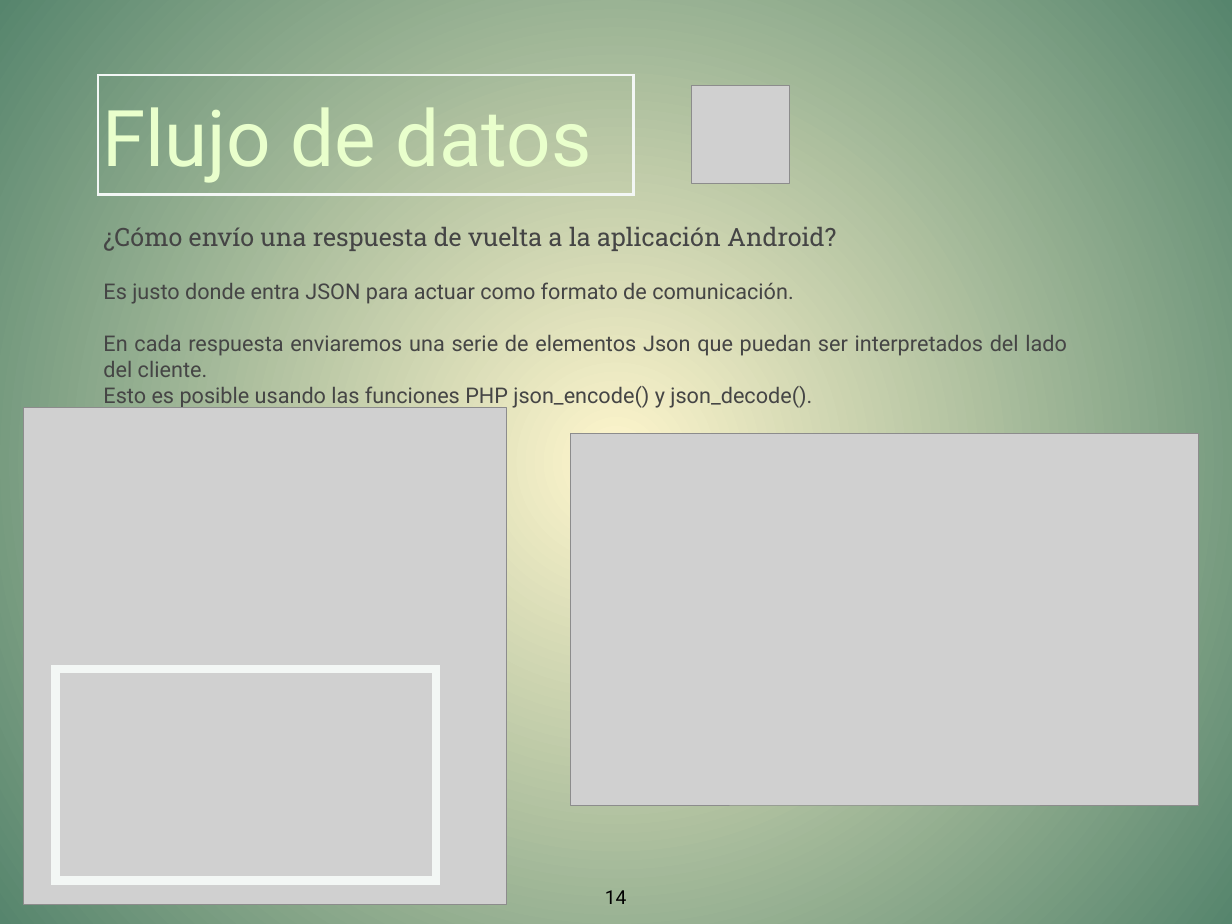
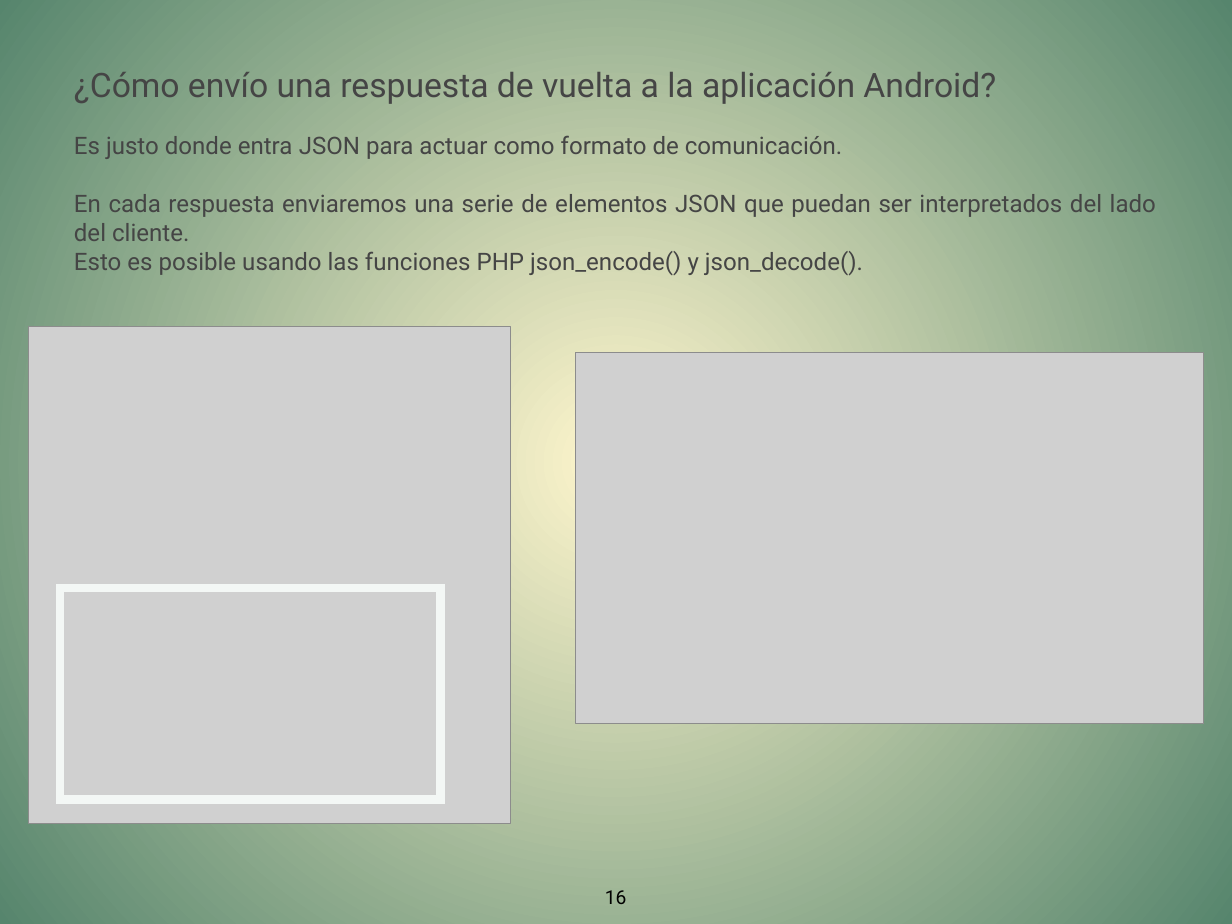
Before and after one commit to todeit02/GarageSale, a slide deck: slide 16 of Presentacion/PresentacionCMppt_2.pptx (slide 14 before the commit). Drawn at 1232x924 pixels with LibreOffice and Linux fonts; fonts in the diff are those of the drawing; grey boxes stand for pictures. Boxes give left, top, right and bottom in pixels: in the first picture for what was removed or moved away, otherwise in the second. Text is boxed around its words. In the diff, an @@ line names an element or a change of style, - is before the commit and + after.

```diff
--- a/Presentacion/PresentacionCMppt_2.pptx
+++ b/Presentacion/PresentacionCMppt_2.pptx
@@ text "¿Cómo envío una respuesta de ...": place and size @@
-text "¿Cómo envío una respuesta de ..." at bbox=[103, 227, 1067, 410]
+text "¿Cómo envío una respuesta de ..." at bbox=[74, 72, 1156, 275]
@@ text at bbox=[74, 72, 996, 275]: size 21 to 28 pt, font Roboto Slab to Roboto in "¿Cómo envío una respuesta de vuelta a ..."; size 18 to 20 pt in "Es justo donde entra JSON para actuar ...", "Esto es posible usando las funciones PHP ..." @@
@@ rectangle removed at bbox=[98, 75, 634, 195] @@
-Flujo de datos
@@ picture removed at bbox=[691, 86, 789, 184] @@
@@ text at bbox=[74, 194, 1156, 241]: text changed; size 18 to 20 pt @@
-En cada respuesta enviaremos una serie de elementos Json que puedan ser interpretados del lado del cliente.
+En cada respuesta enviaremos una serie de elementos JSON que puedan ser interpretados del lado del cliente.
@@ 2 pictures, 1 rectangle: place and size @@
-2 pictures, 1 rectangle at bbox=[23, 407, 1199, 904]
+2 pictures, 1 rectangle at bbox=[29, 327, 1204, 823]
@@ page number at bbox=[605, 890, 627, 904]: text changed @@
-14
+16
```
Also in this commit, not shown: 9 other slides changed, 3 slides added.
